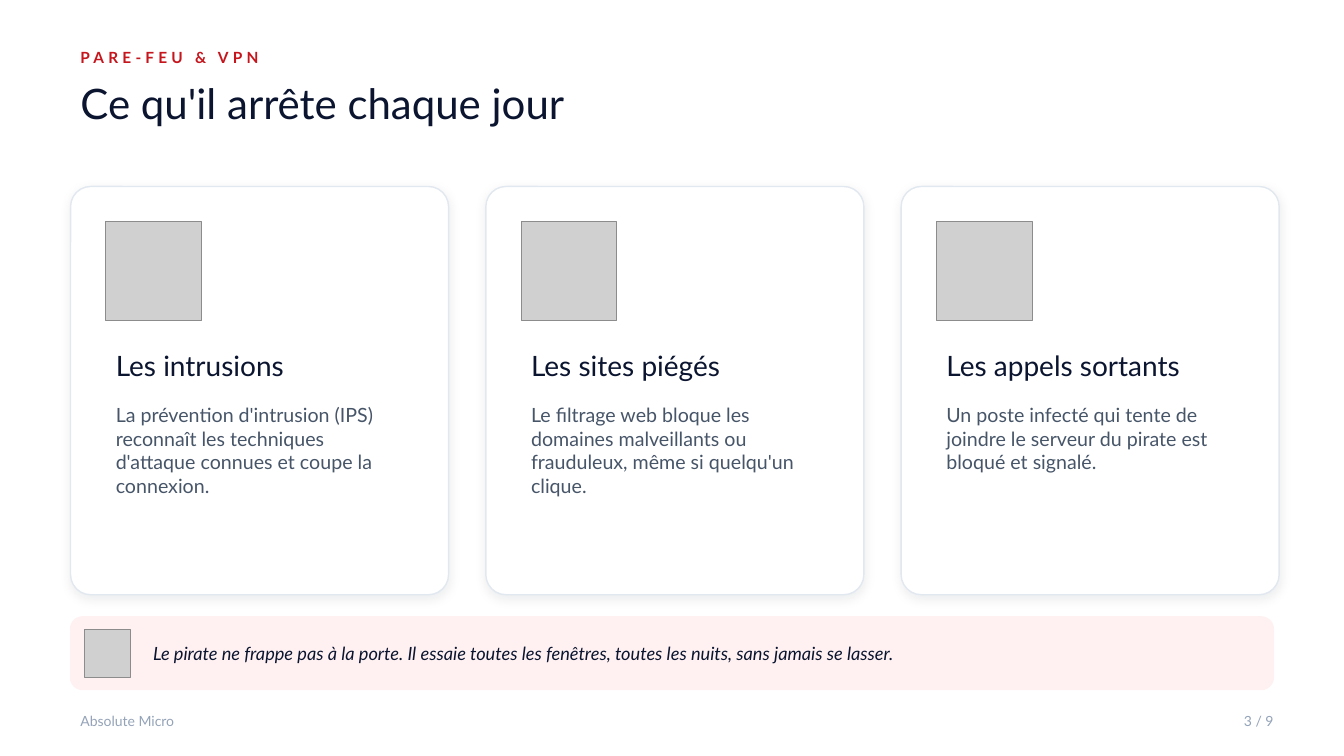
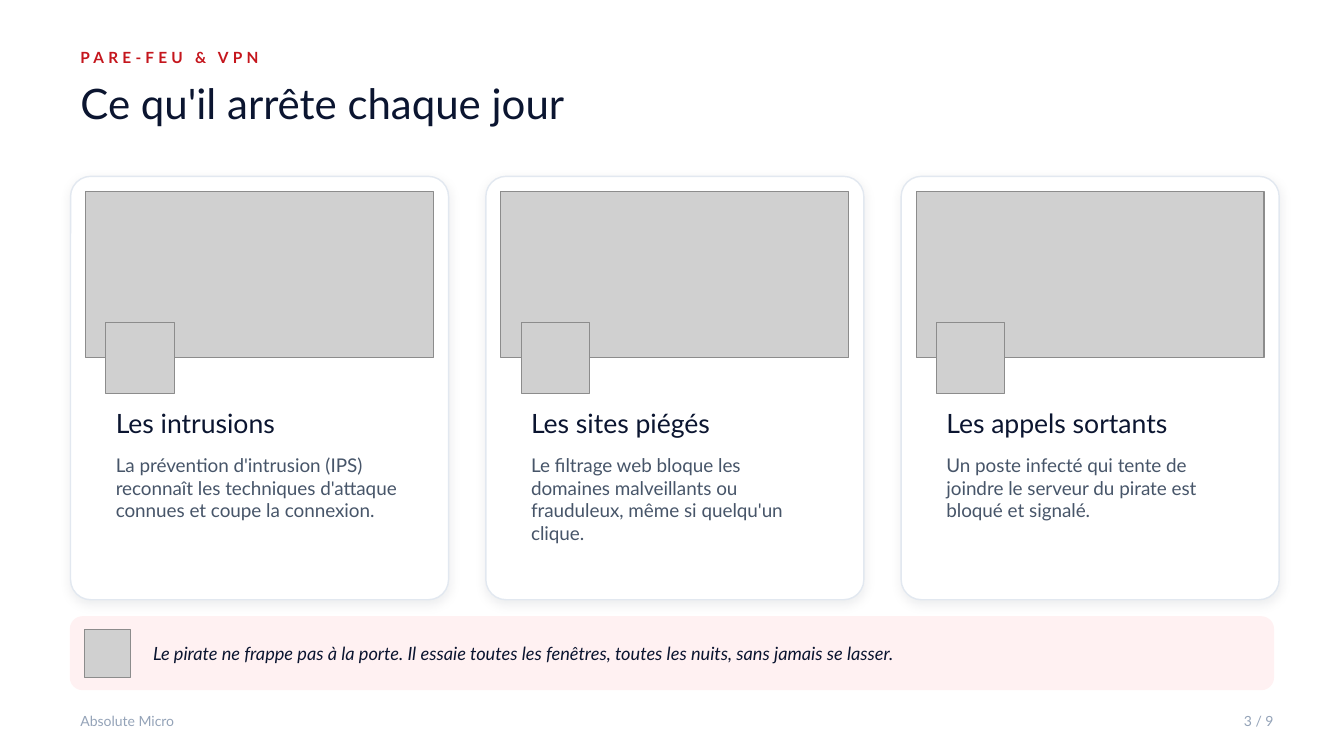
Before and after one commit to brunoflorin/absolute-devices, a slide deck: slide 4 of frontend/public/diaporamas/parefeu_vpn.pptx. Drawn at 1344x756 pixels with LibreOffice and Linux fonts; fonts in the diff are those of the drawing; grey boxes stand for pictures; background and template pictures are left out. Boxes give left, top, right and bottom in pixels: in the first picture for what was removed or moved away, otherwise in the second. Text is boxed around its words. In the diff, an @@ line names an element or a change of style, - is before the commit and + after.

```diff
--- a/frontend/public/diaporamas/parefeu_vpn.pptx
+++ b/frontend/public/diaporamas/parefeu_vpn.pptx
@@ rounded rectangle: place and size @@
-rounded rectangle at <box>71,187,449,595</box>
+rounded rectangle at <box>71,176,449,600</box>
@@ rounded rectangle: place and size @@
-rounded rectangle at <box>486,187,864,595</box>
+rounded rectangle at <box>486,176,864,600</box>
@@ rounded rectangle: place and size @@
-rounded rectangle at <box>901,187,1279,595</box>
+rounded rectangle at <box>901,176,1279,600</box>
@@ picture added at <box>86,192,434,358</box> @@
@@ picture added at <box>501,192,849,358</box> @@
@@ picture added at <box>917,192,1264,358</box> @@
@@ picture removed at <box>106,222,202,321</box> @@
@@ picture removed at <box>521,222,617,321</box> @@
@@ picture removed at <box>937,222,1032,321</box> @@
@@ picture added at <box>106,323,174,393</box> @@
@@ picture added at <box>521,323,590,393</box> @@
@@ picture added at <box>937,323,1005,393</box> @@
@@ size 20 to 19 pt in 3 elements at <box>531,413,710,438</box>, <box>946,413,1168,438</box>, <box>116,413,275,434</box> @@
@@ text "Les intrusions": place and size @@
-text "Les intrusions" at <box>116,355,284,377</box>
+text "Les intrusions" at <box>116,413,275,434</box>
@@ text "Les sites piégés": place and size @@
-text "Les sites piégés" at <box>531,355,721,381</box>
+text "Les sites piégés" at <box>531,413,710,438</box>
@@ text "Les appels sortants": place and size @@
-text "Les appels sortants" at <box>946,355,1180,381</box>
+text "Les appels sortants" at <box>946,413,1168,438</box>
@@ text "La prévention d'intrusion (IPS) reconnaît ...": place and size @@
-text "La prévention d'intrusion (IPS) reconnaît ..." at <box>116,407,373,493</box>
+text "La prévention d'intrusion (IPS) reconnaît ..." at <box>116,457,396,521</box>
@@ text "Le filtrage web bloque les ...": place and size @@
-text "Le filtrage web bloque les ..." at <box>531,407,794,497</box>
+text "Le filtrage web bloque les ..." at <box>531,458,783,544</box>
@@ size 14 to 13.5 pt in 3 elements at <box>116,457,396,521</box>, <box>531,458,783,544</box>, <box>946,458,1197,521</box> @@
@@ text "Un poste infecté qui tente ...": place and size @@
-text "Un poste infecté qui tente ..." at <box>946,407,1208,473</box>
+text "Un poste infecté qui tente ..." at <box>946,458,1197,521</box>
```
Also in this commit, not shown: 2 other slides changed, 16 other files.
